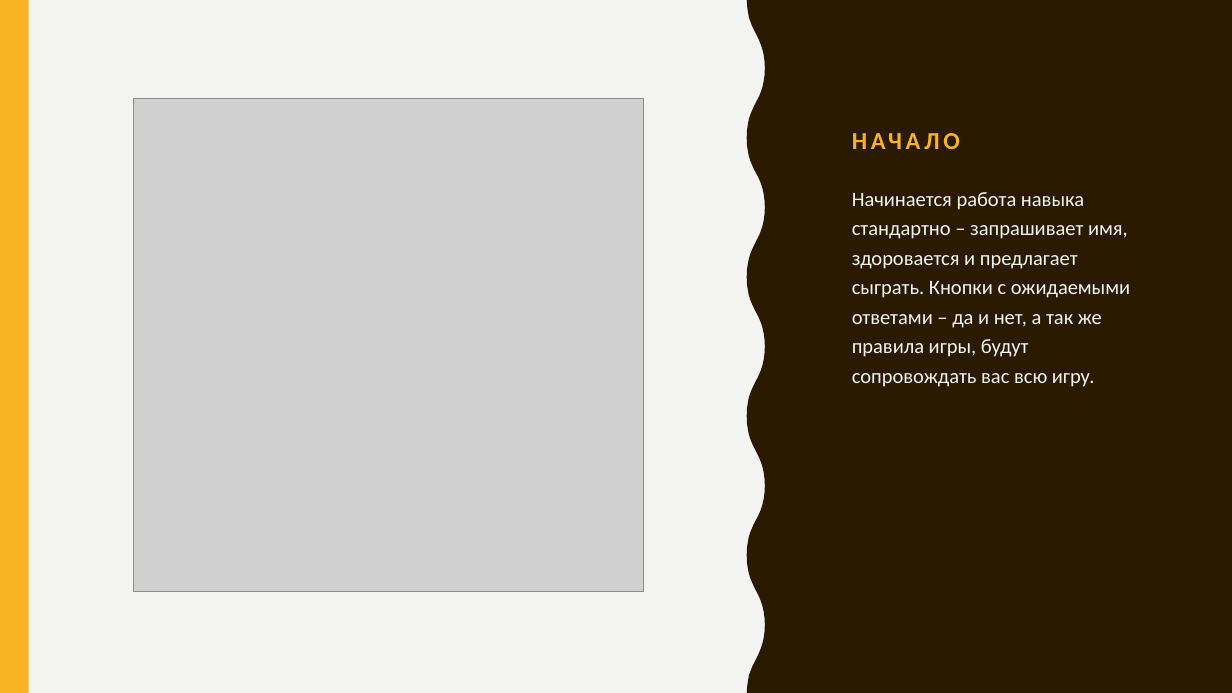
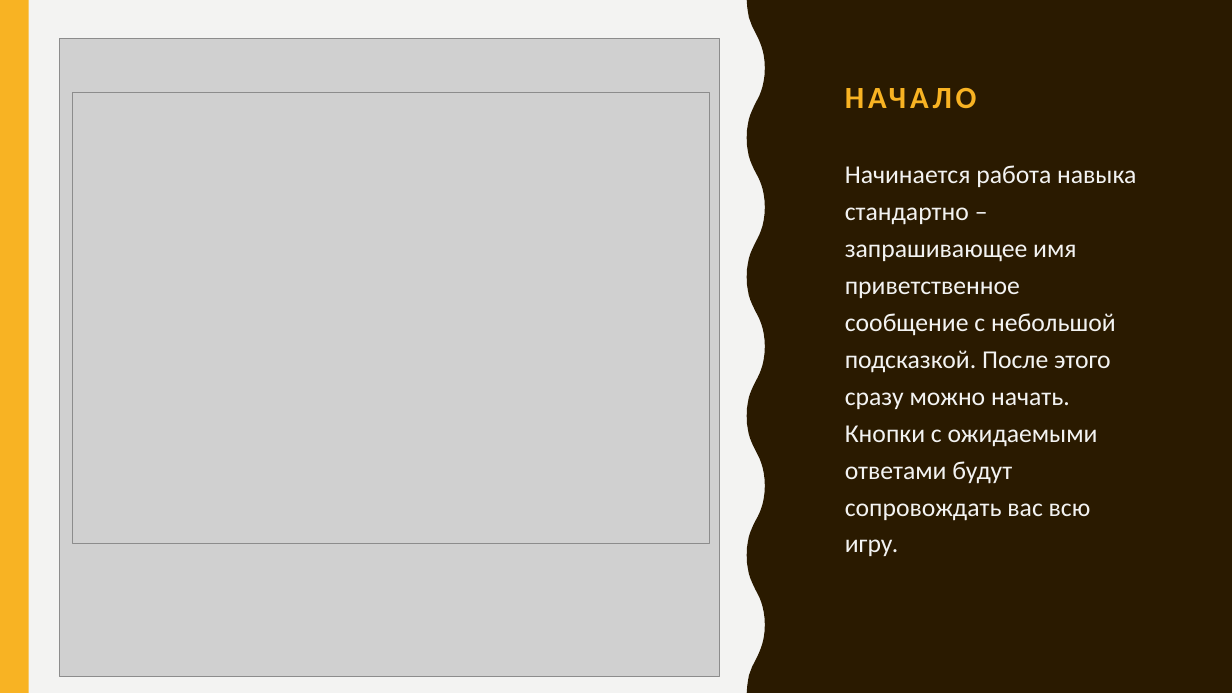
Before and after one commit to radiate-positivity/alice, a slide deck: slide 2 of 21 Очко на Алисе.pptx. Drawn at 1232x693 pixels with LibreOffice and Linux fonts; fonts in the diff are those of the drawing; grey boxes stand for pictures. Boxes give left, top, right and bottom in pixels: in the first picture for what was removed or moved away, otherwise in the second. Text is boxed around its words. In the diff, an @@ line names an element or a change of style, - is before the commit and + after.

Commit message:
the end

```diff
--- a/21 Очко на Алисе.pptx
+++ b/21 Очко на Алисе.pptx
@@ picture: place and size @@
-picture at [134, 99, 644, 592]
+picture at [59, 38, 720, 677]
@@ title "НАЧАЛО": place and size @@
-title "НАЧАЛО" at [843, 38, 1155, 159]
+title "НАЧАЛО" at [836, 66, 1148, 119]
@@ title "НАЧАЛО" at [836, 66, 1148, 119]: size 19 to 24 pt @@
@@ picture added at [72, 92, 710, 543] @@
@@ text at [845, 165, 1136, 556]: text changed; size 16 to 20 pt @@
-Начинается работа навыка стандартно – запрашивает имя, здоровается и предлагает сыграть. Кнопки с ожидаемыми ответами – да и нет, а так же правила игры, будут сопровождать вас всю игру.
+Начинается работа навыка стандартно –запрашивающее имя приветственное сообщение с небольшой подсказкой. После этого сразу можно начать. Кнопки с ожидаемыми ответами будут сопровождать вас всю игру.
```
Also in this commit, not shown: 3 other slides changed, 2 slides added, 1 slide removed.
